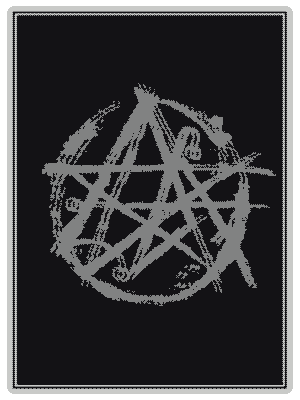
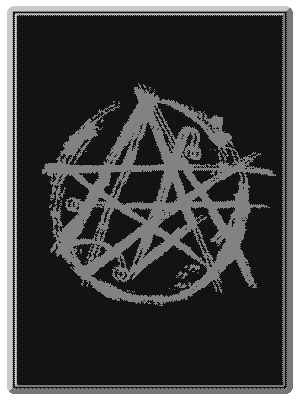
Layers edited between the first and the second 300×400 image:
painted on "레이어 1" over [9, 8, 293, 394]
